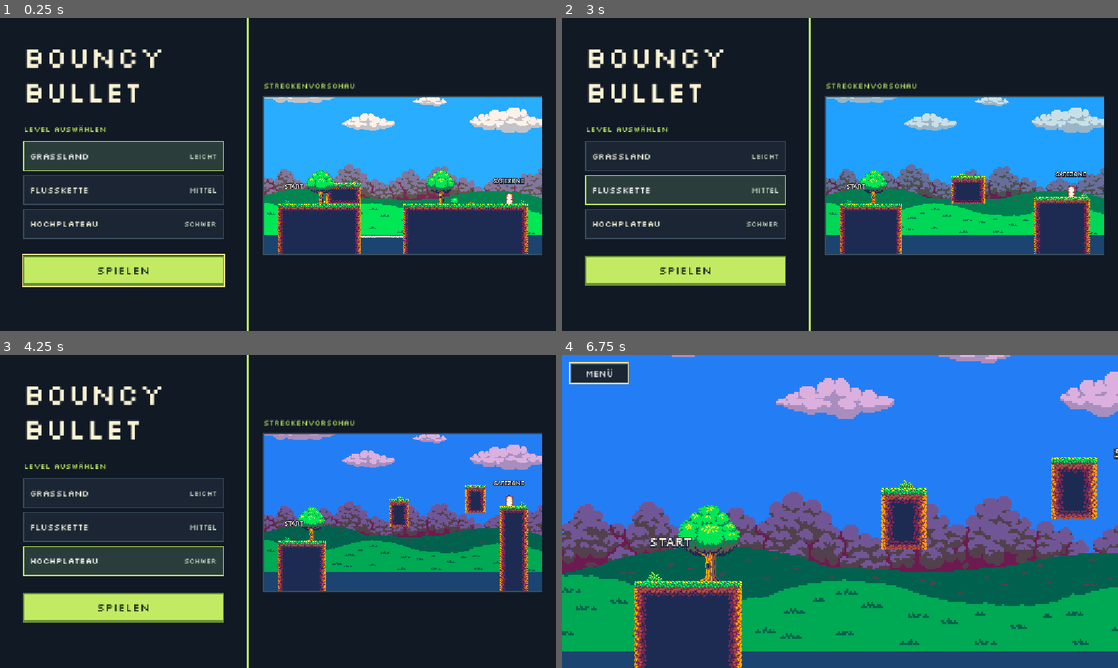
Above: before the commit, frames 1-4 (two rows, left to right).
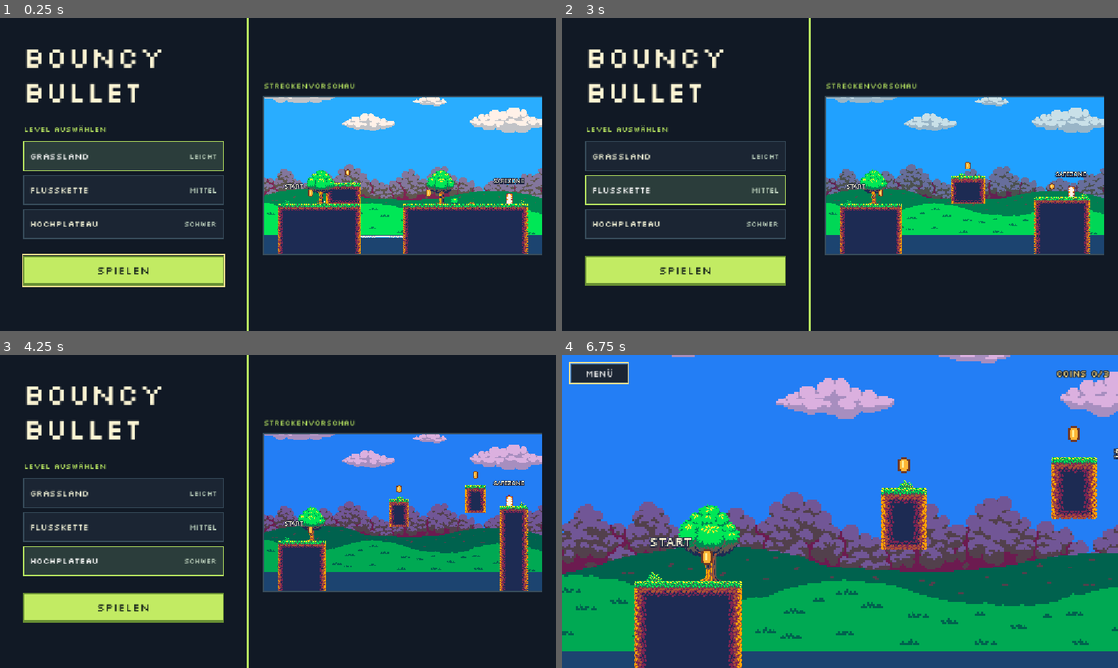
Above: after the commit, the same moments.

Repository: yuvraj-taparia/Bouncy-Bullet
Game: Godot game, scene res://main.tscn
Two runs of this game, one before a commit and one after it. Both use one fixed random seed, a clock stepped at 60 frames per second and the inputs below.
Inputs:
- Up to frame 1 (0.25 s): no input
- Up to frame 2 (3 s): click "Spielen" at 0.5 s; click "Menü" at 1.25 s; click "GrassLand" at 2 s; click "Flusskette" at 2.75 s
- Up to frame 3 (4.25 s): click "Hochplateau" at 3.5 s
- Up to frame 4 (6.75 s): click "GrassLand" at 4.25 s; click "Flusskette" at 5 s; click "Hochplateau" at 5.75 s; click "Spielen" at 6.5 s

The runs differ from the first frame. In frame 1, less than 0.1% of the frame differs, in the area x 55-78%, y 48-58%; in frame 2, less than 0.1%; in frame 3, less than 0.1%; in frame 4, 0.5%, in the area x 25-99%, y 4-68%.

Commit message:
Add optional coin pickups to each level

Diff:
--- a/main.tscn
+++ b/main.tscn
@@ -298,5 +298,20 @@
 theme = SubResource("Theme_menu")
 text = "Menü"
 
+[node name="CoinCounter" type="Label" parent="Hud"]
+unique_name_in_owner = true
+visible = false
+offset_left = 934.0
+offset_top = 18.0
+offset_right = 1134.0
+offset_bottom = 58.0
+mouse_filter = 2
+theme = SubResource("Theme_menu")
+theme_override_colors/font_color = Color(1, 0.89, 0.56, 1)
+theme_override_colors/font_outline_color = Color(0.07, 0.10, 0.15, 1)
+theme_override_constants/outline_size = 8
+horizontal_alignment = 2
+vertical_alignment = 1
+
 [connection signal="pressed" from="Menu/Play" to="." method="_start_level"]
 [connection signal="pressed" from="Hud/Back" to="." method="_return_to_menu"]
--- /dev/null
+++ b/maps/coin.gd
@@ -0,0 +1,14 @@
+extends Area2D
+
+signal collected
+
+var spent := false
+
+
+func _on_body_entered(body: Node2D) -> void:
+	if spent or not body.is_in_group(&"player"):
+		return
+	spent = true
+	hide()
+	collected.emit()
+	queue_free()
--- /dev/null
+++ b/maps/coin.tscn
@@ -0,0 +1,29 @@
+[gd_scene format=3]
+
+[ext_resource type="Script" path="res://maps/coin.gd" id="1_coin"]
+
+[sub_resource type="CircleShape2D" id="CircleShape2D_pickup"]
+radius = 8.0
+
+[node name="Coin" type="Area2D"]
+collision_layer = 0
+collision_mask = 1
+monitorable = false
+script = ExtResource("1_coin")
+
+[node name="Rim" type="Polygon2D" parent="."]
+polygon = PackedVector2Array(-3, -8, 3, -8, 3, -6, 6, -6, 6, 6, 3, 6, 3, 8, -3, 8, -3, 6, -6, 6, -6, -6, -3, -6)
+color = Color(0.44, 0.22, 0.15, 1)
+
+[node name="Face" type="Polygon2D" parent="."]
+polygon = PackedVector2Array(-3, -6, 3, -6, 3, -4, 4, -4, 4, 4, 3, 4, 3, 6, -3, 6, -3, 4, -4, 4, -4, -4, -3, -4)
+color = Color(1, 0.71, 0.21, 1)
+
+[node name="Shine" type="Polygon2D" parent="."]
+polygon = PackedVector2Array(-2, -4, 0, -4, 0, 3, -2, 3)
+color = Color(1, 0.94, 0.59, 1)
+
+[node name="CollisionShape2D" type="CollisionShape2D" parent="."]
+shape = SubResource("CircleShape2D_pickup")
+
+[connection signal="body_entered" from="." to="." method="_on_body_entered"]
--- a/maps/grassland/grassland.tscn
+++ b/maps/grassland/grassland.tscn
@@ -12,6 +12,7 @@
 [ext_resource type="Texture2D" path="res://assets/multi_platformer_tileset_free/GrassLand/Props/GrassLand_Flower_2.png" id="flower"]
 [ext_resource type="Texture2D" path="res://assets/multi_platformer_tileset_free/GrassLand/Props/GrassLand_Stone_2.png" id="stone"]
 [ext_resource type="Texture2D" path="res://assets/multi_platformer_tileset_free/GrassLand/Props/GrassLand_Entry_3.png" id="exit"]
+[ext_resource type="PackedScene" path="res://maps/coin.tscn" id="coin"]
 
 [sub_resource type="RectangleShape2D" id="RectangleShape2D_safezone"]
 size = Vector2(28, 40)
@@ -159,3 +160,14 @@
 
 [node name="CollisionShape2D" type="CollisionShape2D" parent="FallZone"]
 shape = SubResource("RectangleShape2D_fall")
+
+[node name="Coins" type="Node2D" parent="."]
+
+[node name="Coin1" parent="Coins" instance=ExtResource("coin")]
+position = Vector2(109, 215)
+
+[node name="Coin2" parent="Coins" instance=ExtResource("coin")]
+position = Vector2(194, 168)
+
+[node name="Coin3" parent="Coins" instance=ExtResource("coin")]
+position = Vector2(380, 215)
--- a/maps/highlands/highlands.tscn
+++ b/maps/highlands/highlands.tscn
@@ -43,3 +43,12 @@
 
 [node name="Safezone" parent="." index="6"]
 position = Vector2(566, 140)
+
+[node name="Coin1" parent="Coins" index="0"]
+position = Vector2(108, 215)
+
+[node name="Coin2" parent="Coins" index="1"]
+position = Vector2(312, 120)
+
+[node name="Coin3" parent="Coins" index="2"]
+position = Vector2(488, 88)
--- a/maps/river_crossing/river_crossing.tscn
+++ b/maps/river_crossing/river_crossing.tscn
@@ -43,3 +43,12 @@
 
 [node name="Safezone" parent="." index="6"]
 position = Vector2(566, 204)
+
+[node name="Coin1" parent="Coins" index="0"]
+position = Vector2(127, 215)
+
+[node name="Coin2" parent="Coins" index="1"]
+position = Vector2(328, 152)
+
+[node name="Coin3" parent="Coins" index="2"]
+position = Vector2(522, 199)
--- a/ui/game_menu.gd
+++ b/ui/game_menu.gd
@@ -12,9 +12,12 @@
 @onready var play_button: Button = %Play
 @onready var back_button: Button = %Back
 @onready var preview_viewport: SubViewport = %Viewport
+@onready var coin_counter: Label = %CoinCounter
 
 var active_level: Node2D
 var preview_level: Node2D
+var coins_collected := 0
+var coins_total := 0
 
 
 func _ready() -> void:
@@ -41,10 +44,17 @@
 func _start_level() -> void:
 	var selected := level_buttons.get_pressed_button()
 	active_level = LEVELS[selected.get_index()].instantiate()
+	var coins := active_level.get_node("Coins").get_children()
+	coins_collected = 0
+	coins_total = coins.size()
+	for coin in coins:
+		coin.collected.connect(_on_coin_collected)
+	_update_coin_counter()
 	active_level.add_child(SCROLL_CAMERA.instantiate())
 	add_child(active_level)
 	menu.hide()
 	back_button.show()
+	coin_counter.show()
 	back_button.grab_focus()
 
 
@@ -52,5 +62,15 @@
 	active_level.queue_free()
 	active_level = null
 	back_button.hide()
+	coin_counter.hide()
 	menu.show()
 	play_button.grab_focus()
+
+
+func _on_coin_collected() -> void:
+	coins_collected += 1
+	_update_coin_counter()
+
+
+func _update_coin_counter() -> void:
+	coin_counter.text = "Coins %d/%d" % [coins_collected, coins_total]
Not shown, added: maps/coin.gd.uid
